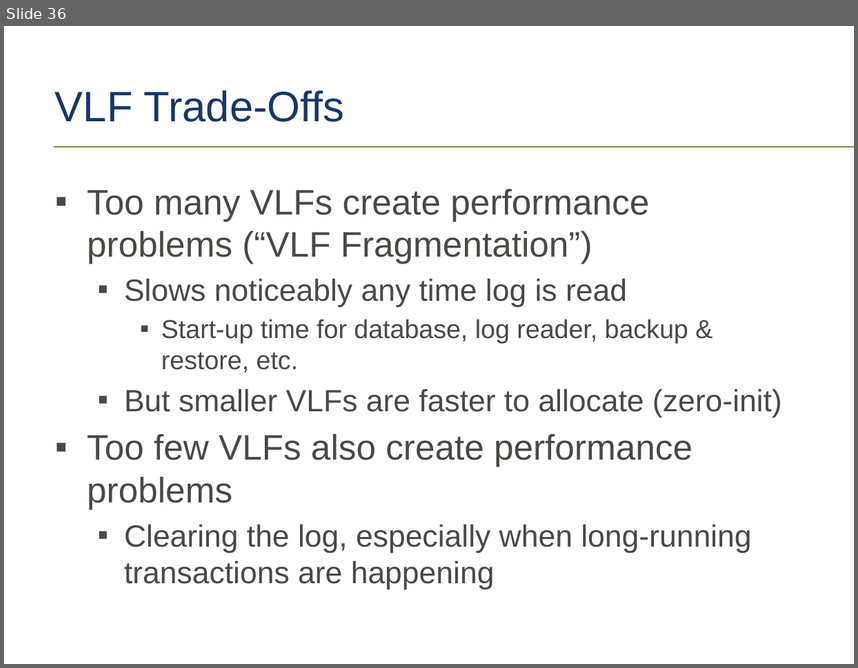
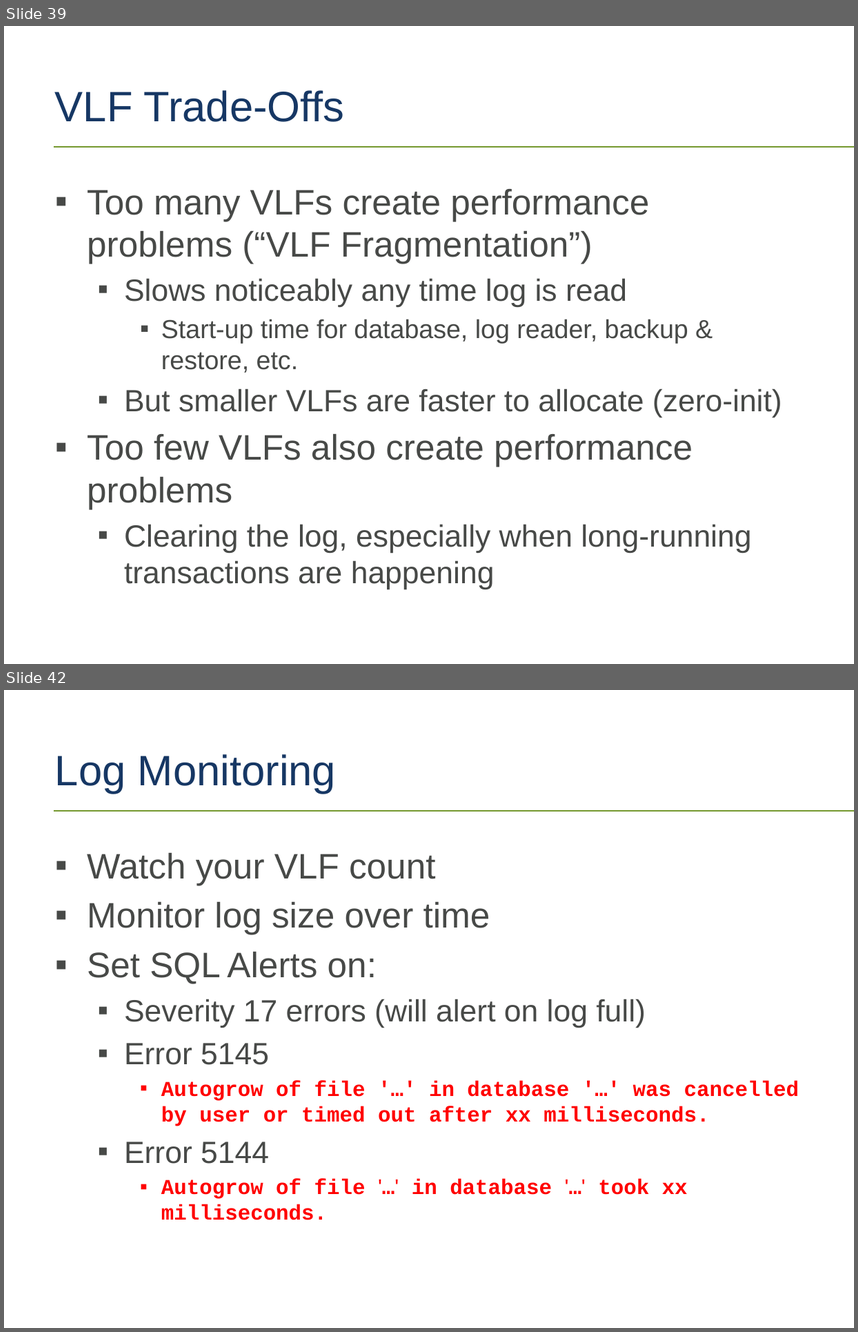
Before and after one commit to tf3604/LogFilePresentation, a slide deck: TransactionLog.pptx. Shown one above the other, each under a label of ours: slide 36 before the commit, slides 39 and 42 after it; the slides between them are not shown. The pictures are 858x668 and 858x1332 pixels, drawn with LibreOffice and Linux fonts; fonts in the diff are those of the drawing; background and template pictures are left out. Boxes give left, top, right and bottom in pixels: in the first picture for what was removed or moved away, otherwise in the second. Text is boxed around its words. In the diff, an @@ line names an element or a change of style, - is before the commit and + after.

```diff
--- a/TransactionLog.pptx
+++ b/TransactionLog.pptx
@@ slide 42 added at [4, 690, 854, 1328], background #FFFFFF; not listed: 1 template element that a slide beside it also shows @@
@@ title added at [55, 754, 336, 793], 36 pt, text #163764 @@
+Log Monitoring
@@ text added at [87, 853, 799, 1220], 18 pt, text #FF0000, bold @@
+▪ Watch your VLF count
+▪ Monitor log size over time
+▪ Set SQL Alerts on:
+  ▪ Severity 17 errors (will alert on log full)
+  ▪ Error 5145
+    ▪ Autogrow of file '…' in database '…' was cancelled by user or timed out after xx milliseconds.
+  ▪ Error 5144
+    ▪ Autogrow of file '…' in database '…' took xx milliseconds.
@@ what was slide 36 is now slide 39 @@
```
Also in this commit, not shown: 6 other slides added, 13 other files.
